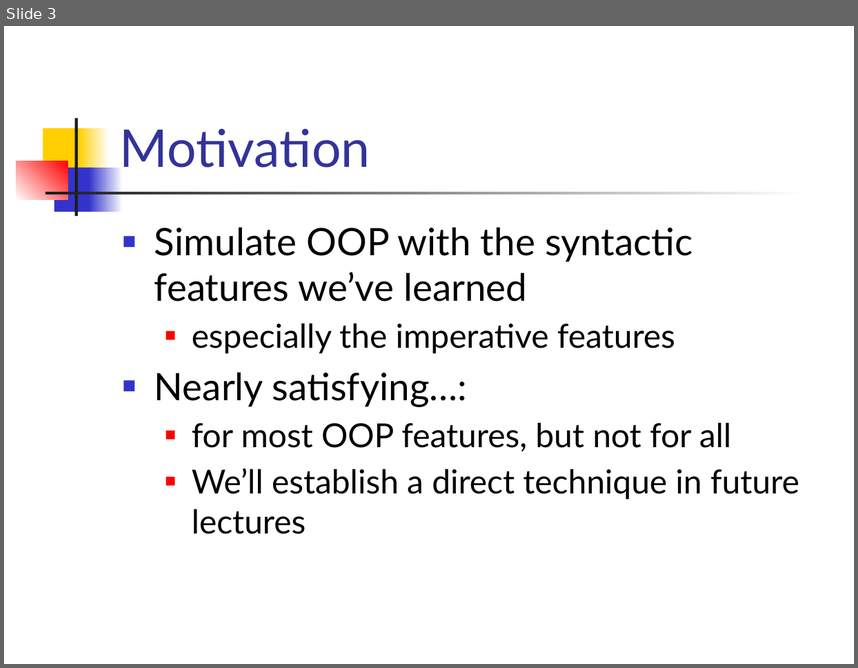
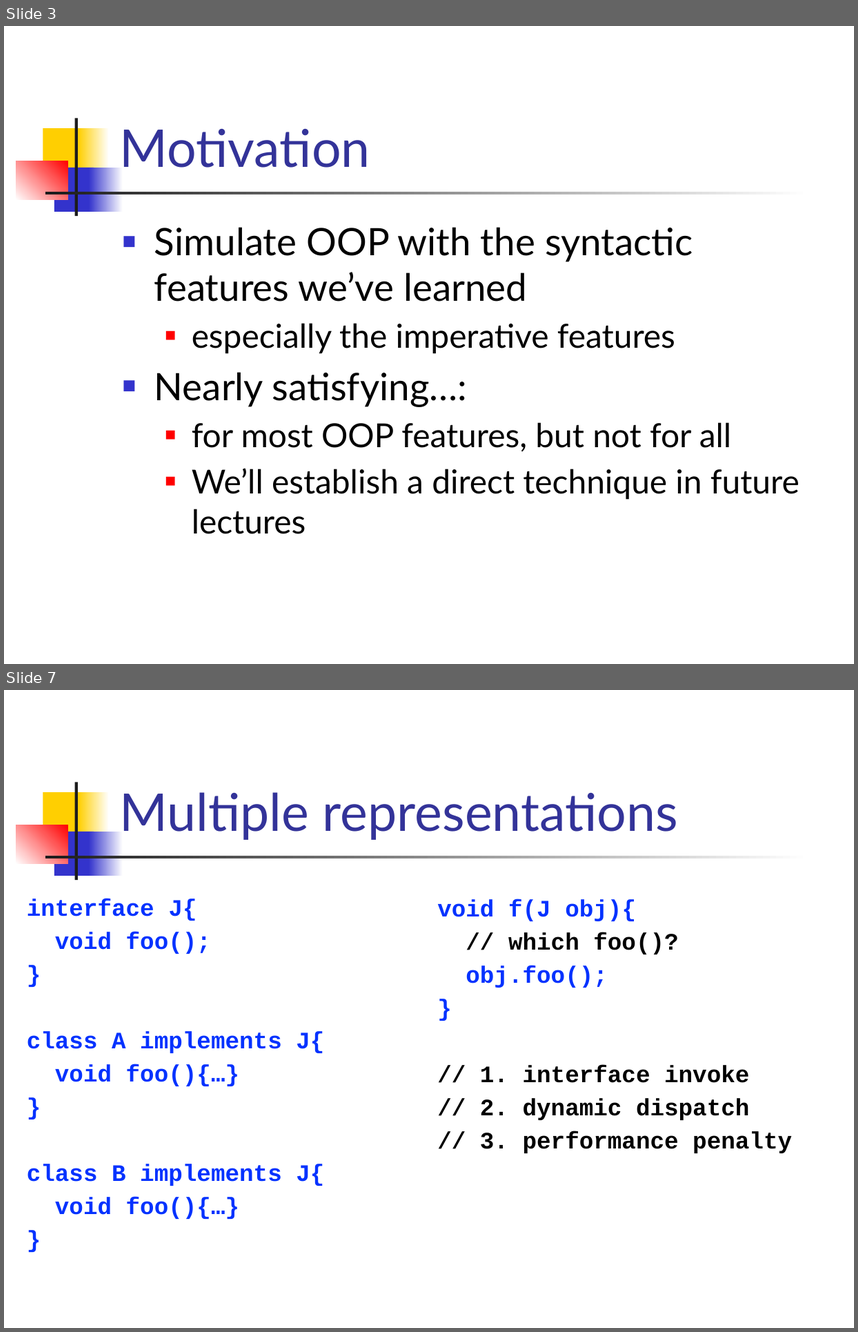
Before and after one commit to csslab-ustc/csslab-ustc.github.io, a slide deck: courses/popl/slides/lec15-imperative-objects.pptx. Shown one above the other, each under a label of ours: slide 3 before the commit, slides 3 and 7 after it; the slides between them are not shown. The pictures are 858x668 and 858x1332 pixels, drawn with LibreOffice and Linux fonts; fonts in the diff are those of the drawing. Boxes give left, top, right and bottom in pixels: in the first picture for what was removed or moved away, otherwise in the second. Text is boxed around its words. In the diff, an @@ line names an element or a change of style, - is before the commit and + after.

```diff
--- a/courses/popl/slides/lec15-imperative-objects.pptx
+++ b/courses/popl/slides/lec15-imperative-objects.pptx
@@ slide 7 added at bbox=[4, 690, 854, 1328], background #FFFFFF; not listed: 7 template elements that a slide beside it also shows @@
@@ title added at bbox=[119, 792, 678, 840], 44 pt, text #333399 @@
+Multiple representations
@@ text added at bbox=[27, 898, 324, 1219], 20 pt, text #0432FF, bold @@
+interface J{
+void foo();
+}
+class A implements J{
+void foo(){…}
+}
+class B implements J{
+void foo(){…}
+}
@@ text added at bbox=[437, 899, 792, 1153], 20 pt, text #000000, bold @@
+void f(J obj){
+// which foo()?
+obj.foo();
+}
+// 1. interface invoke
+// 2. dynamic dispatch
+// 3. performance penalty
```
Also in this commit, not shown: 3 slides changed, 23 other slides added, 2 slides removed, 2 other files.
